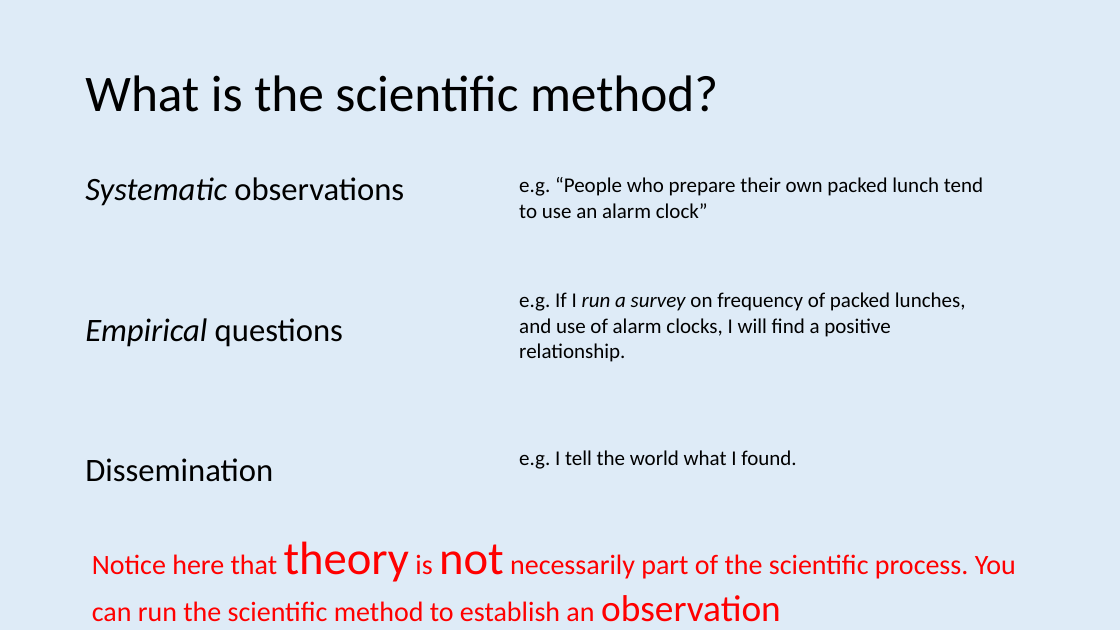
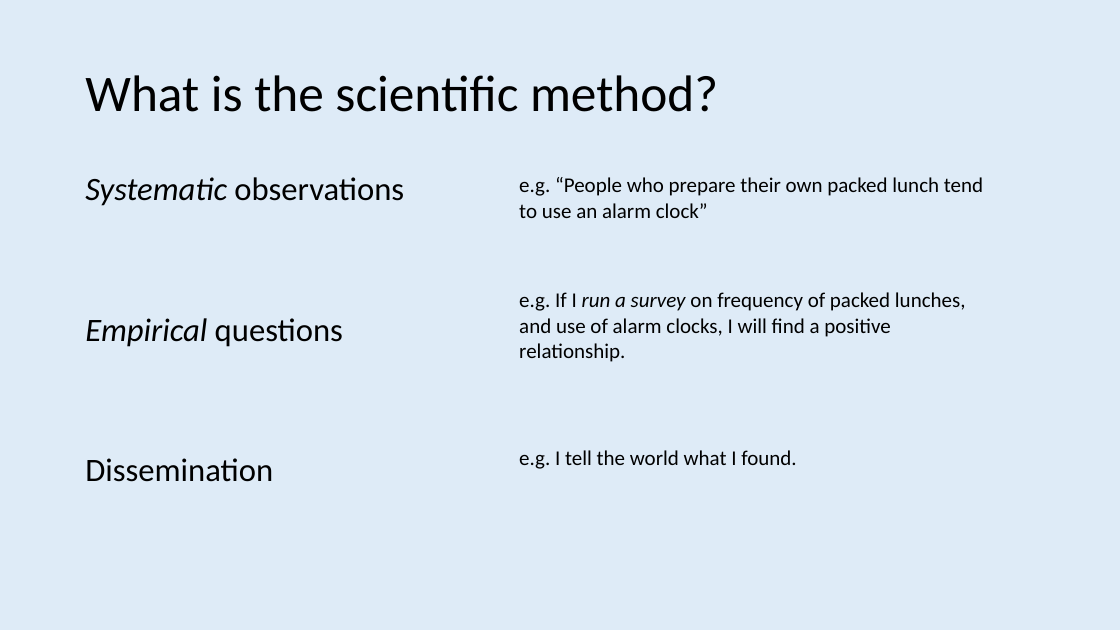
Before and after one commit to ajwills72/rmhealth-found, a slide deck: slide 16 of docs/science_truth_honesty.pptx. Drawn at 1120x630 pixels with LibreOffice and Linux fonts; fonts in the diff are those of the drawing. Boxes give left, top, right and bottom in pixels: in the first picture for what was removed or moved away, otherwise in the second. Text is boxed around its words. In the diff, an @@ line names an element or a change of style, - is before the commit and + after.

```diff
--- a/docs/science_truth_honesty.pptx
+++ b/docs/science_truth_honesty.pptx
@@ text removed at (92,541,1016,622) @@
-Notice here that theory is not necessarily part of the scientific process. You can run the scientific method to establish an observation
```
Also in this commit, not shown: 8 other slides changed, 7 other files.
